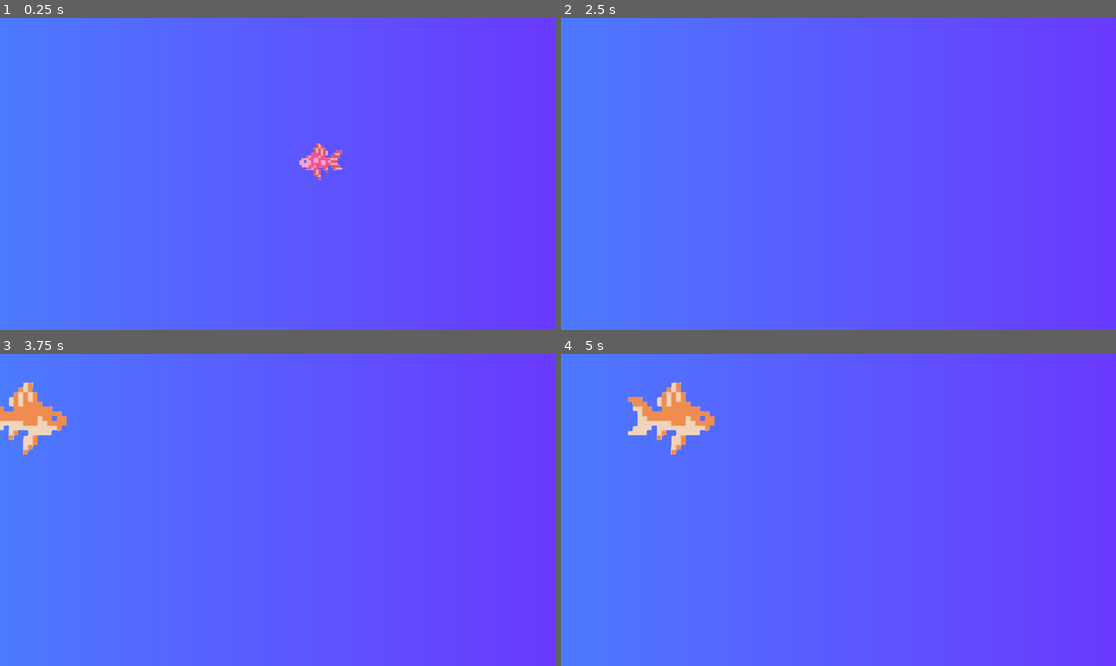
Above: before the commit, frames 1-4 (two rows, left to right).
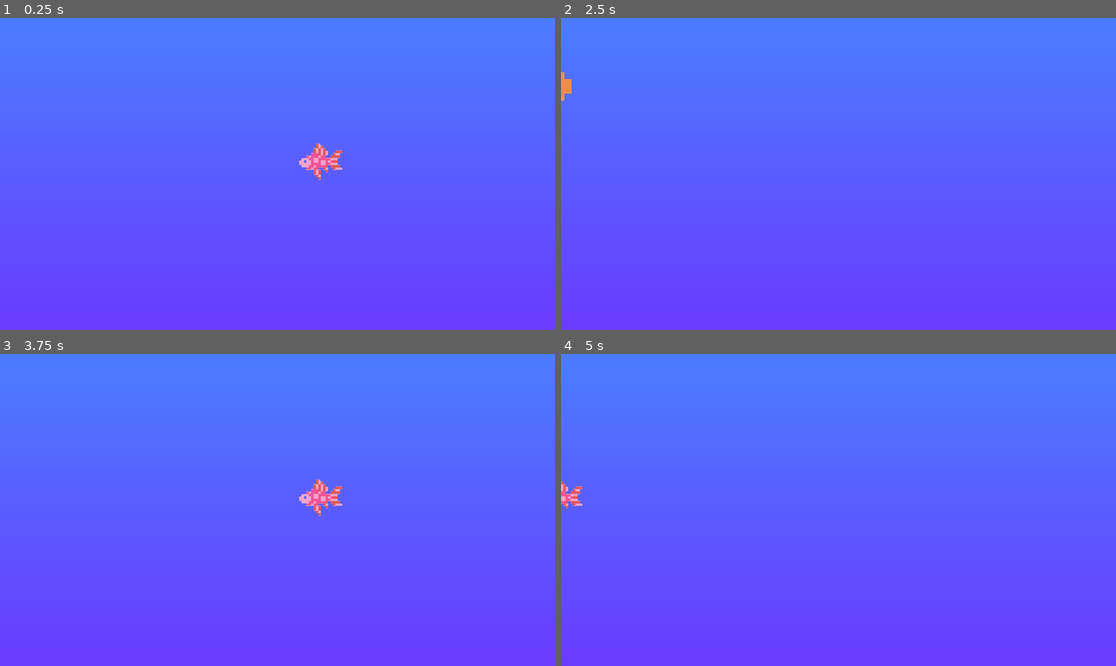
Above: after the commit, the same moments.

Repository: ginadev/Fishy
Game: Godot game, scene res://scenes/MainScene.tscn
Two runs of this game, one before a commit and one after it. Both use one fixed random seed, a clock stepped at 60 frames per second and the inputs below.
Inputs (mouse positions are in pixels of both pictures, inside the frame that each line leads up to):
- Up to frame 1 (0.25 s): no input
- Up to frame 2 (2.5 s): tap Enter at 0.5 s; hold Right (move_right) 0.53-1.28 s; hold Down (move_down) 1.28-2.03 s; tap Space at 2 s; hold Right (move_right) from 2.03 s (still down)
- Up to frame 3 (3.75 s): release Right (move_right) at 2.78 s; hold Up (move_up) 2.78-3.5 s; click (271, 541) at 3.5 s, where only the run after the commit has a clickable "Play again"
- Up to frame 4 (5 s): hold Left (move_left) from 4.28 s (still down)

The runs differ from the first frame. In frame 1, 40% of the frame differs, in the area x 0-100%, y 0-100%; in frame 2, 40%; in frame 3, 42%; in frame 4, 42%.

Commit message:
Fish sizing now works, added game over screen

Diff:
--- a/project.godot
+++ b/project.godot
@@ -14,6 +14,10 @@
 run/main_scene="res://scenes/MainScene.tscn"
 config/features=PackedStringArray("4.2", "Forward Plus")
 config/icon="res://icon.svg"
+
+[autoload]
+
+GameManager="*res://scripts/GameManager.gd"
 
 [input]
 
--- /dev/null
+++ b/scenes/GameOver.tscn
@@ -0,0 +1,40 @@
+[gd_scene load_steps=3 format=3 uid="uid://c32r550we2wy6"]
+
+[ext_resource type="Script" path="res://scenes/GameOverScript.gd" id="1_vdksv"]
+[ext_resource type="Texture2D" uid="uid://hevyokw7mcp6" path="res://assets/game_over.png" id="2_75svc"]
+
+[node name="GameOver" type="Control"]
+z_index = 10
+layout_mode = 3
+anchors_preset = 15
+anchor_right = 1.0
+anchor_bottom = 1.0
+offset_right = -0.540039
+grow_horizontal = 2
+grow_vertical = 2
+script = ExtResource("1_vdksv")
+
+[node name="Panel" type="Panel" parent="."]
+layout_mode = 0
+offset_left = 319.0
+offset_top = 173.0
+offset_right = 819.0
+offset_bottom = 476.0
+
+[node name="Button" type="Button" parent="."]
+layout_mode = 0
+offset_left = 496.0
+offset_top = 356.0
+offset_right = 625.0
+offset_bottom = 419.0
+text = "Play again"
+
+[node name="TextureRect" type="TextureRect" parent="."]
+layout_mode = 0
+offset_left = 400.0
+offset_top = 215.0
+offset_right = 738.0
+offset_bottom = 364.0
+texture = ExtResource("2_75svc")
+
+[connection signal="pressed" from="Button" to="." method="_on_button_pressed"]
--- /dev/null
+++ b/scenes/GameOverScript.gd
@@ -0,0 +1,6 @@
+extends Control
+
+
+func _on_button_pressed():
+	GameManager._resetGame()
+	queue_free()
--- a/scenes/MainScene.tscn
+++ b/scenes/MainScene.tscn
@@ -13,12 +13,14 @@
 [node name="MainScene" type="Node2D"]
 
 [node name="Background" type="Sprite2D" parent="."]
-position = Vector2(557, 322)
-scale = Vector2(5.125, 704)
+position = Vector2(579.896, 333.686)
+rotation = 1.5708
+scale = Vector2(2.83194, 1297.88)
 texture = SubResource("GradientTexture1D_0o7q1")
 
 [node name="Player" parent="." instance=ExtResource("1_xgln7")]
 position = Vector2(666, 298)
+move_speed = 5.0
 
 [node name="FishSpawner" type="Node" parent="."]
 script = ExtResource("3_d65a4")
--- a/scripts/EnemyFish.gd
+++ b/scripts/EnemyFish.gd
@@ -15,7 +15,7 @@
 	#set a direction based on starting pos
 	direction = Vector2(1, 0)
 	#randomize size of fish
-	size = randf_range(0, 3)
+	size = randf_range(0, 4)
 	scale = Vector2(size, size)
 	#change fish scale
 
@@ -37,3 +37,4 @@
 		else:
 			print("Eaten by a bigger fish, size: " + str(size))
 			body.queue_free()
+			_die()
--- a/scripts/Fish.gd
+++ b/scripts/Fish.gd
@@ -3,21 +3,29 @@
 
 var starting_position : Vector2
 var size : int = 1
+var direction : Vector2 = Vector2()
+var initial_scale : Vector2 = Vector2(1,1)
 @export var move_speed : float = 5.0
-var direction : Vector2 = Vector2()
 @onready var sprite_2d = $Sprite2D
+
 
 func _ready():
 	starting_position = position
-	scale = Vector2(0.1, 0.1)  # Adjust initial scale here (example: 0.1)
+	scale = initial_scale
 
 func _grow():
 	size += 1
-	var fish_scale = 0.08  # Adjust growth rate here
-	scale = Vector2(size * fish_scale, size * fish_scale)  # Scale based on size
+	print(scale)
+	scale = scale + Vector2(0.15,0.15)
+	print(scale)
 
 func _turn():
 	if(direction.x < 0):
 		sprite_2d.flip_h = false
 	elif(direction.x > 0):
 		sprite_2d.flip_h = true
+
+func _die():
+	set_process(false)
+	hide()
+	GameManager._gameOver()
--- a/scripts/FishSpawner.gd
+++ b/scripts/FishSpawner.gd
@@ -29,7 +29,7 @@
 		fish.direction = Vector2(-1, 0) #look left
 
 
-	fish.move_speed = randf_range(1, 3)
+	fish.move_speed = randf_range(1, 4)
 
 	#randomise y
 	var random_y = randf_range(62, 685)
--- /dev/null
+++ b/scripts/GameManager.gd
@@ -0,0 +1,10 @@
+extends Node
+
+const GAME_OVER = preload("res://scenes/GameOver.tscn")
+
+func _gameOver():
+	var scene = GAME_OVER.instantiate()
+	add_child(scene)
+
+func _resetGame():
+	get_tree().reload_current_scene()
--- a/scripts/PlayerMovement.gd
+++ b/scripts/PlayerMovement.gd
@@ -2,7 +2,6 @@
 
 var player_speed = 1000
 var edge_of_screen: = Vector2(1920, 1080)
-var growth_per_fish = 0.01
 var fish_scale = 0.08
 @onready var player = $"."
 
Binary file added: assets/game_over.png
Not shown, added: assets/game_over.png.import
